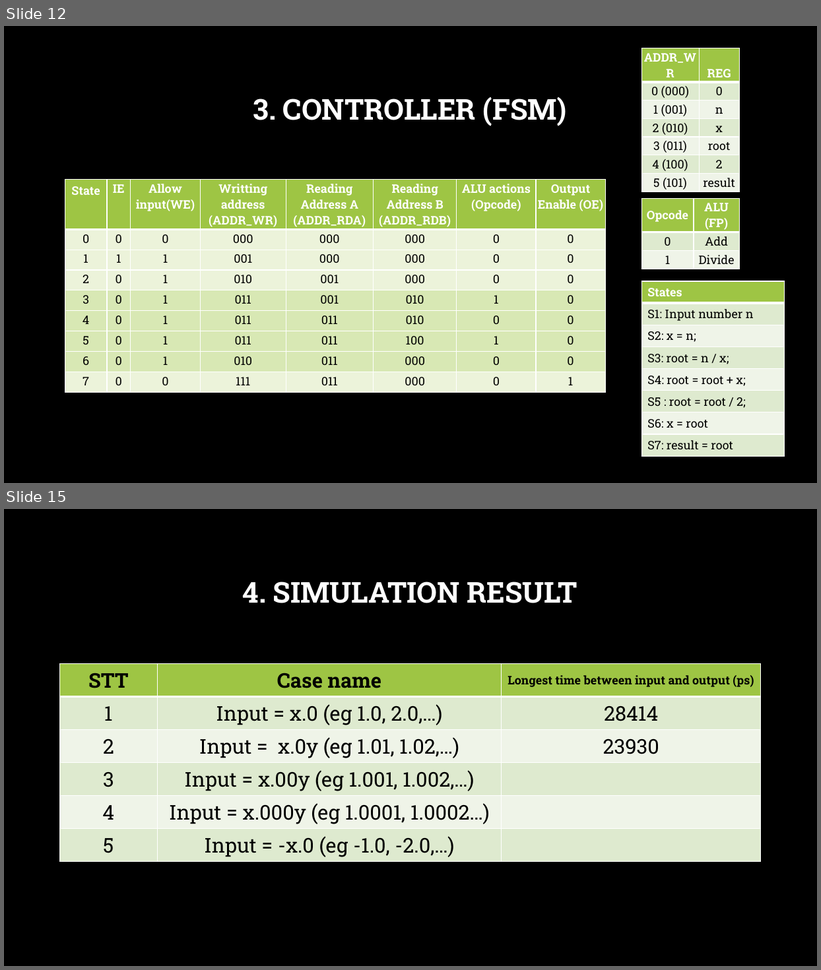
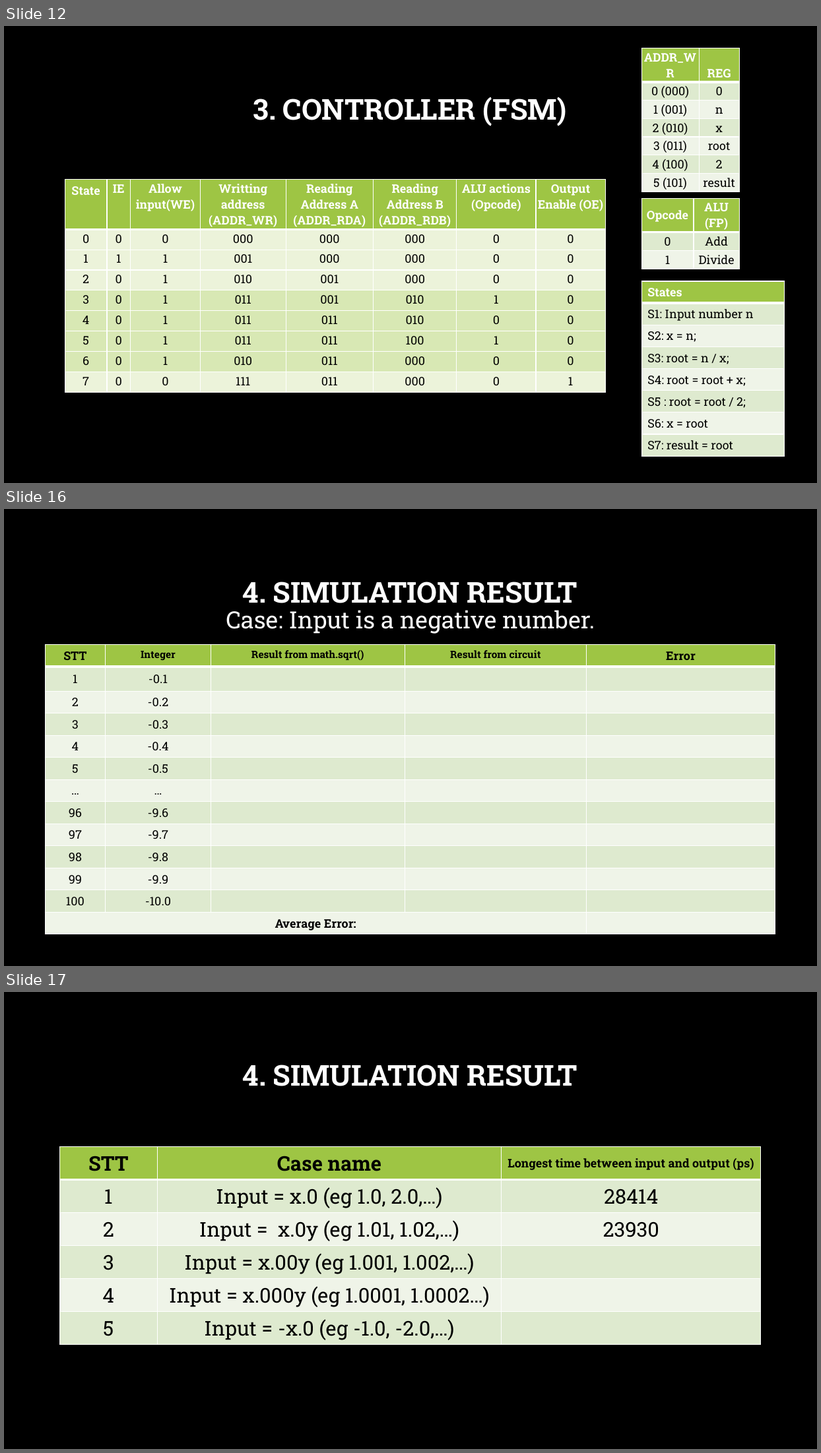
Before and after one commit to hohaicongthuan/Share-To-Other, a slide deck: Group Project/FloatingPointSquareRoot/Floating Point Squareroot.pptx. Shown one above the other, each under a label of ours: slides 12 and 15 before the commit, slides 12, 16 and 17 after it; the slides between them are not shown. The pictures are 821x970 and 821x1453 pixels, drawn with LibreOffice and Linux fonts; fonts in the diff are those of the drawing; background and template pictures are left out. Boxes give left, top, right and bottom in pixels: in the first picture for what was removed or moved away, otherwise in the second. Text is boxed around its words. In the diff, an @@ line names an element or a change of style, - is before the commit and + after.

```diff
--- a/Group Project/FloatingPointSquareRoot/Floating Point Squareroot.pptx
+++ b/Group Project/FloatingPointSquareRoot/Floating Point Squareroot.pptx
@@ slide 16 added at (4, 509, 817, 966), background picture (left out) @@
@@ title added at (243, 582, 578, 603), 34 pt, text #FFFFFF, bold @@
+4. SIMULATION RESULT
@@ text added at (226, 610, 595, 634), 28 pt, text #FFFFFF @@
+Case: Input is a negative number.
@@ table added at (45, 645, 775, 933), 13 rows, 5 columns @@
+STT | Integer | Result from math.sqrt() | Result from circuit | Error
+1 | -0.1 |  |  | 
+2 | -0.2 |  |  | 
+3 | -0.3 |  |  | 
+4 | -0.4 |  |  | 
+5 | -0.5 |  |  | 
+… | … |  |  | 
+96 | -9.6 |  |  | 
+97 | -9.7 |  |  | 
+98 | -9.8 |  |  | 
+99 | -9.9 |  |  | 
+100 | -10.0 |  |  | 
+Average Error: |  |  |  | 
@@ what was slide 15 is now slide 17 @@
```
Also in this commit, not shown: 5 slides changed, 1 other slide added.
